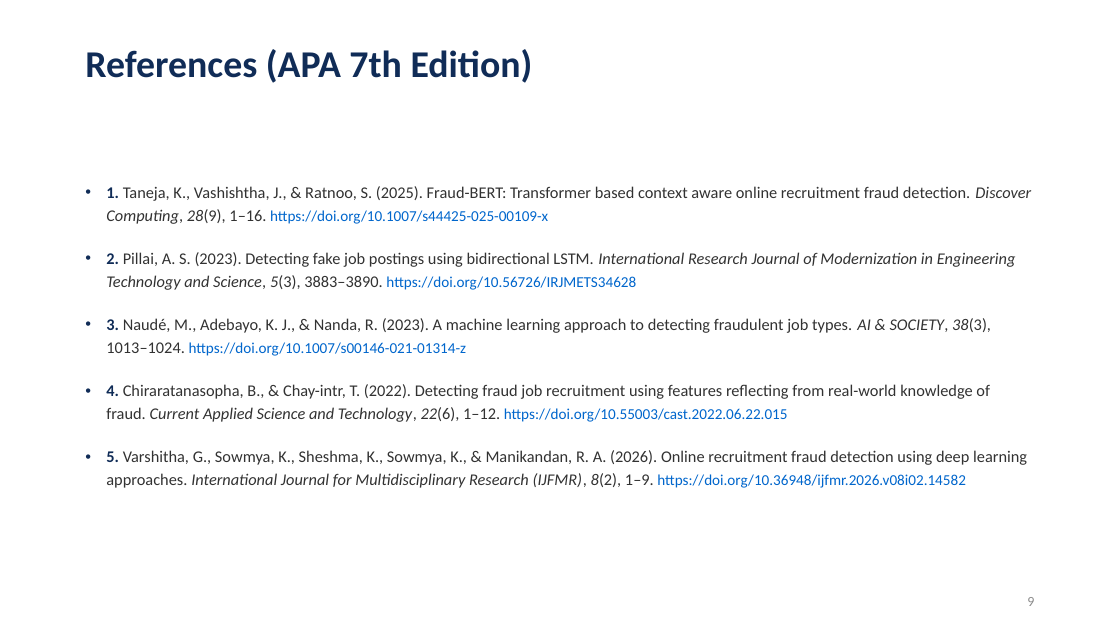
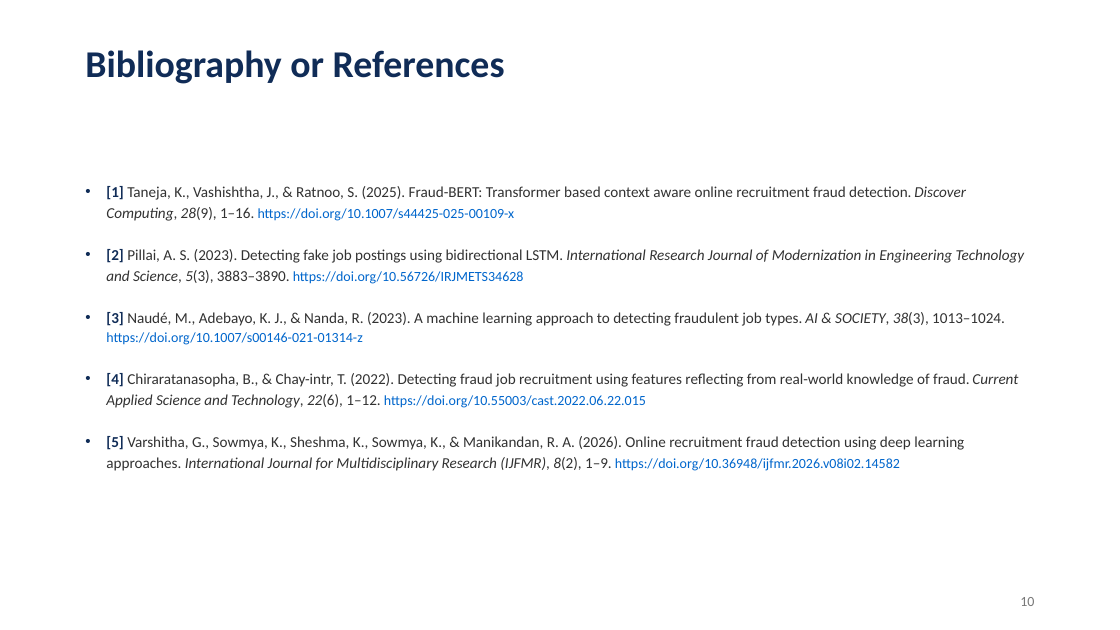
Before and after one commit to akhileshyadav8/Research-Fake-Job-Detection, a slide deck: slide 10 of MST1/25MSM40018_Akhilesh.pptx (slide 9 before the commit). Drawn at 1120x630 pixels with LibreOffice and Linux fonts; fonts in the diff are those of the drawing; background and template pictures are left out. Boxes give left, top, right and bottom in pixels: in the first picture for what was removed or moved away, otherwise in the second. Text is boxed around its words. In the diff, an @@ line names an element or a change of style, - is before the commit and + after.

Commit message:
Ensure Introduction, Literature Review, and Bibliography or References slides are explicitly structured in 25MSM40018_Akhilesh.pptx

```diff
--- a/MST1/25MSM40018_Akhilesh.pptx
+++ b/MST1/25MSM40018_Akhilesh.pptx
@@ title at box(85, 50, 505, 84): text changed @@
-References (APA 7th Edition)
+Bibliography or References
@@ text at box(106, 186, 1025, 471): text changed; size 14 to 13 pt @@
-• 1. Taneja, K., Vashishtha, J., & Ratnoo, S. (2025). Fraud-BERT: Transformer based context aware online recruitment fraud detection. Discover Computing, 28(9), 1–16. https://doi.org/10.1007/s44425-025-00109-x
-• 2. Pillai, A. S. (2023). Detecting fake job postings using bidirectional LSTM. International Research Journal of Modernization in Engineering Technology and Science, 5(3), 3883–3890. https://doi.org/10.56726/IRJMETS34628
-• 3. Naudé, M., Adebayo, K. J., & Nanda, R. (2023). A machine learning approach to detecting fraudulent job types. AI & SOCIETY, 38(3), 1013–1024. https://doi.org/10.1007/s00146-021-01314-z
-• 4. Chiraratanasopha, B., & Chay-intr, T. (2022). Detecting fraud job recruitment using features reflecting from real-world knowledge of fraud. Current Applied Science and Technology, 22(6), 1–12. https://doi.org/10.55003/cast.2022.06.22.015
-• 5. Varshitha, G., Sowmya, K., Sheshma, K., Sowmya, K., & Manikandan, R. A. (2026). Online recruitment fraud detection using deep learning approaches. International Journal for Multidisciplinary Research (IJFMR), 8(2), 1–9. https://doi.org/10.36948/ijfmr.2026.v08i02.14582
+• [1] Taneja, K., Vashishtha, J., & Ratnoo, S. (2025). Fraud-BERT: Transformer based context aware online recruitment fraud detection. Discover Computing, 28(9), 1–16. https://doi.org/10.1007/s44425-025-00109-x
+• [2] Pillai, A. S. (2023). Detecting fake job postings using bidirectional LSTM. International Research Journal of Modernization in Engineering Technology and Science, 5(3), 3883–3890. https://doi.org/10.56726/IRJMETS34628
+• [3] Naudé, M., Adebayo, K. J., & Nanda, R. (2023). A machine learning approach to detecting fraudulent job types. AI & SOCIETY, 38(3), 1013–1024. https://doi.org/10.1007/s00146-021-01314-z
+• [4] Chiraratanasopha, B., & Chay-intr, T. (2022). Detecting fraud job recruitment using features reflecting from real-world knowledge of fraud. Current Applied Science and Technology, 22(6), 1–12. https://doi.org/10.55003/cast.2022.06.22.015
+• [5] Varshitha, G., Sowmya, K., Sheshma, K., Sowmya, K., & Manikandan, R. A. (2026). Online recruitment fraud detection using deep learning approaches. International Journal for Multidisciplinary Research (IJFMR), 8(2), 1–9. https://doi.org/10.36948/ijfmr.2026.v08i02.14582
@@ text at box(1020, 597, 1034, 606): text changed; text colour #8C8C8C to #787878 @@
-9
+10
```
Also in this commit, not shown: 9 other slides changed, 1 slide added, 1 other file.
